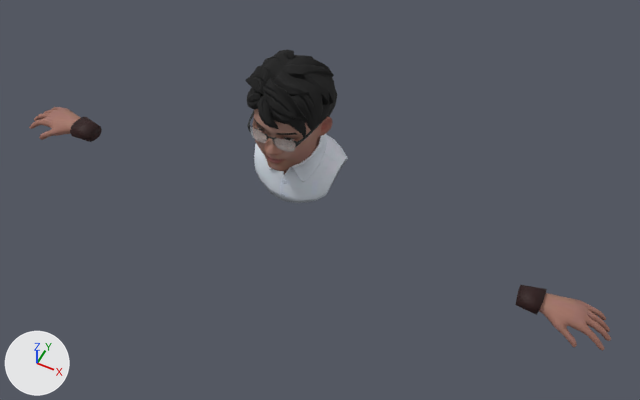
An edit to the glTF model TriHuynh/public/models/avatar.glb, drawn before and after from the same camera.
Rendered twice from a 50 mm lens placed at (0.728, -1.302, 2.017), pointed at (0.1, -0.046, 0.446). Arrows for +X, +Y and +Z are at lower left; the lights stay in place.

In view in the first picture: 'Wolf3D_Hair', 'Wolf3D_Hands', 'Wolf3D_Head', 'Wolf3D_Shirt'.
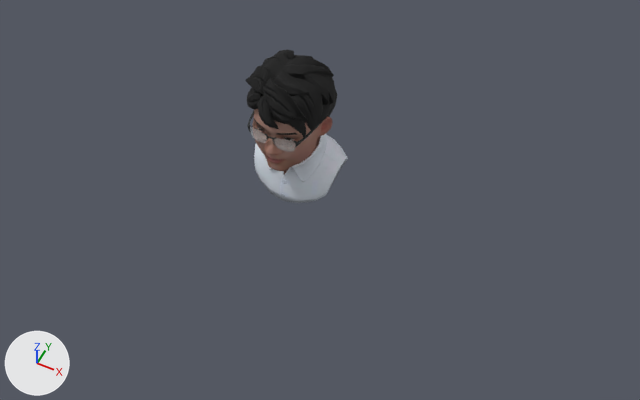
Pixel boxes [x1, y1, x2, y2] of what changed, in the pictures (640 x 400 px):
'Wolf3D_Hands', deleted (brown)
    before: [29, 107, 611, 351]

Diff of the bpy script that builds the scene:
```diff
--- a/TriHuynh/public/models/avatar.glb.py
+++ b/TriHuynh/public/models/avatar.glb.py
@@ ob_wolf3d_hands @@
-ob_wolf3d_hands = bpy.data.objects.new('Wolf3D_Hands', me_wolf3d_hands)
-ob_wolf3d_hands.location = (0.0, 0.0, 0.0)
```
